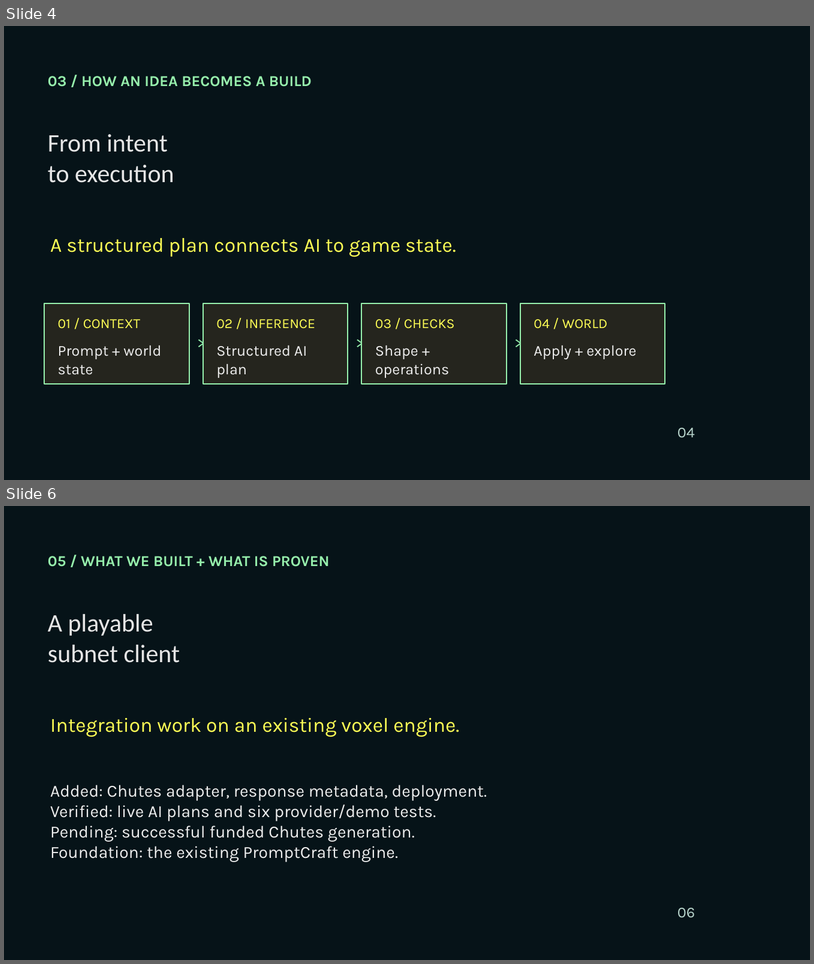
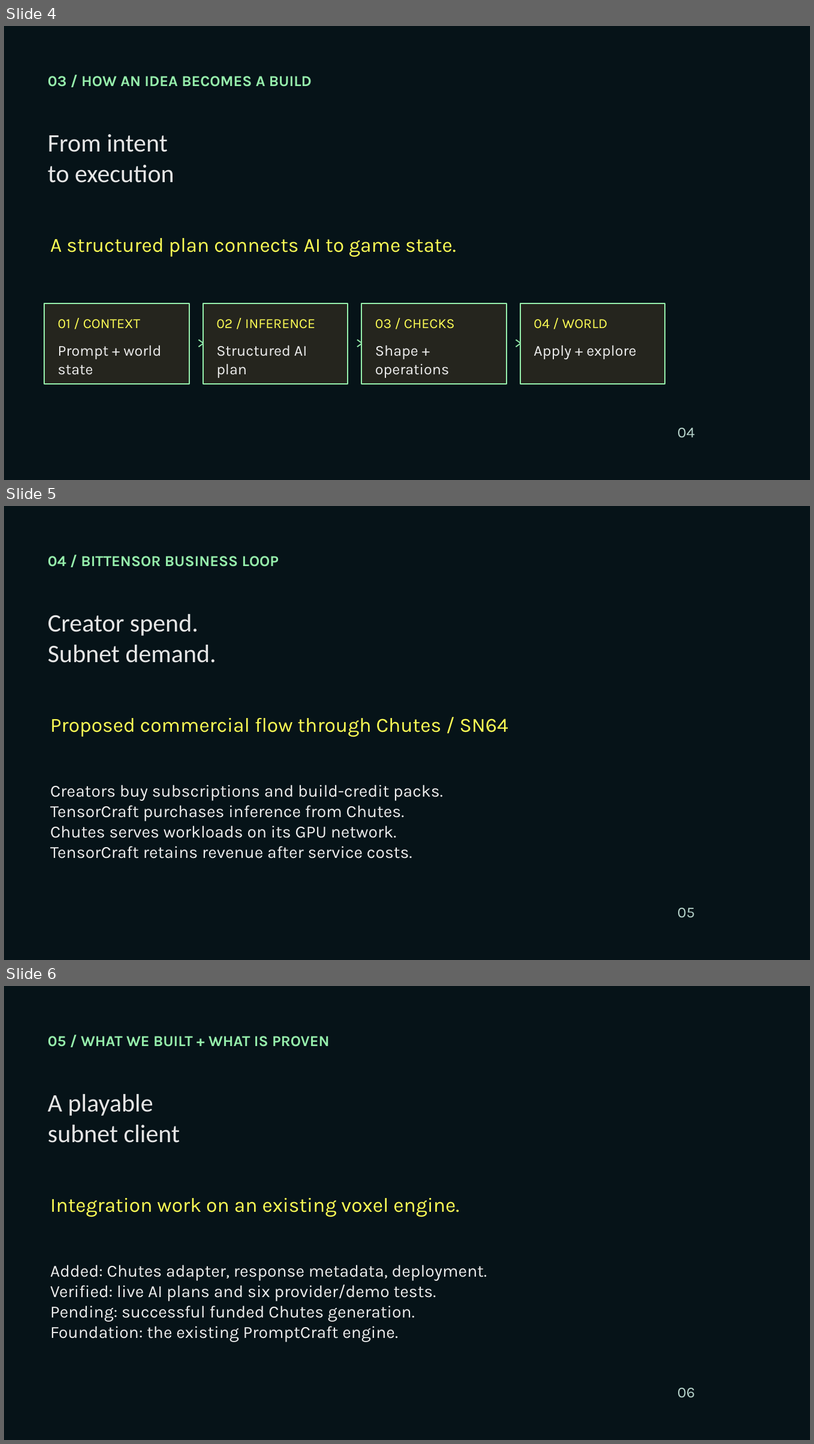
Before and after one commit to Nakshatra05/tensorcraft-bittensor, a slide deck: presentation/TensorCraft-Bittensor-Pitch.pptx. Shown one above the other, each under a label of ours: slides 4 and 6 before the commit, slides 4, 5 and 6 after it; the slides between them are not shown. The pictures are 814x964 and 814x1444 pixels, drawn with LibreOffice and Linux fonts; fonts in the diff are those of the drawing; background and template pictures are left out. Boxes give left, top, right and bottom in pixels: in the first picture for what was removed or moved away, otherwise in the second. Text is boxed around its words. In the diff, an @@ line names an element or a change of style, - is before the commit and + after.

Commit message:
Strengthen competitive positioning and Bittensor revenue model

```diff
--- a/presentation/TensorCraft-Bittensor-Pitch.pptx
+++ b/presentation/TensorCraft-Bittensor-Pitch.pptx
@@ slide 5 added at box(4, 506, 810, 960), background picture (left out) @@
@@ text added at box(48, 556, 279, 567), 18 pt, text #96EFAC, bold @@
+04 / BITTENSOR BUSINESS LOOP
@@ text added at box(48, 614, 216, 663), 30 pt, text #E6E6E6 @@
+Creator spend.
+Subnet demand.
@@ text added at box(50, 718, 509, 737), 24 pt, text #FFFF55 @@
+Proposed commercial flow through Chutes / SN64
@@ text added at box(50, 784, 443, 858), 20.2 pt, text #EEEEEE @@
+Creators buy subscriptions and build-credit packs.
+TensorCraft purchases inference from Chutes.
+Chutes serves workloads on its GPU network.
+TensorCraft retains revenue after service costs.
@@ text added at box(678, 907, 695, 918), 18 pt, text #B8D5CC @@
+05
```
Also in this commit, not shown: 6 slides changed, 2 other slides added, 2 slides removed.
